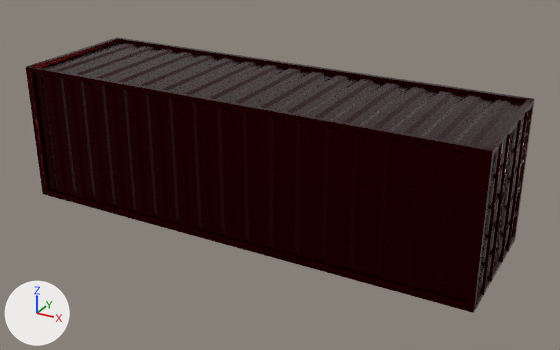
The glTF model GameEngine/Assets/Model/ShippingContainer.gltf as it was, and as the next commit left it.
Both versions are drawn from a 50 mm camera at (7.94, -13.72, 6.37) aimed at (0.4, -0.01, -0.48). The lights are fixed; the arrows at lower left show +X, +Y and +Z. The picture after the commit comes second.
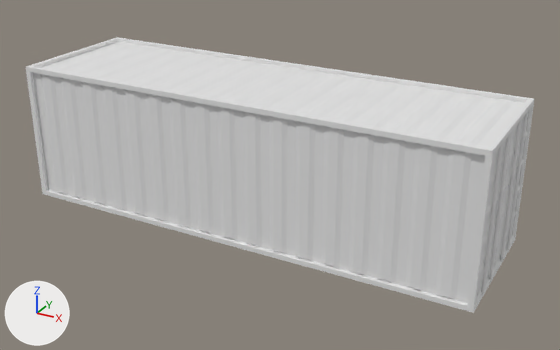
The newer file is also turned or shifted as a whole; pictures and numbers use the older file's frame.

The edits, one by one:
me_cube_001 has 3208 vertices, 6348 faces and spans x -5.3..5.3, y -1.57..1.59, z -1.58..1.58.
me_cube_001 no longer uses material mat_material.

Boxes (x1, y1, x2, y2) around the edits, measured in the pictures (560 x 350 px):
'Cube', recoloured (black to white)
    both: (26, 37, 535, 313)
